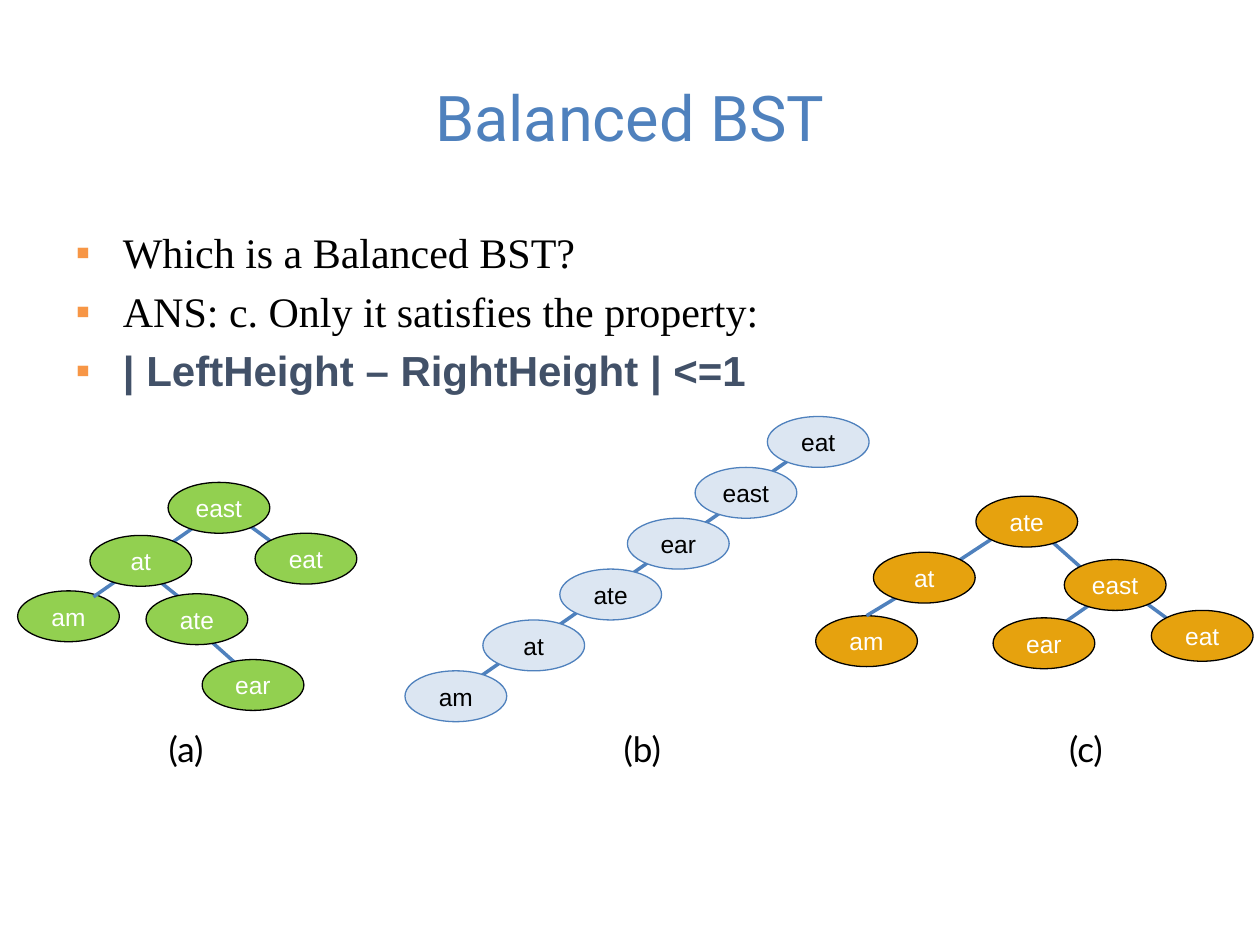
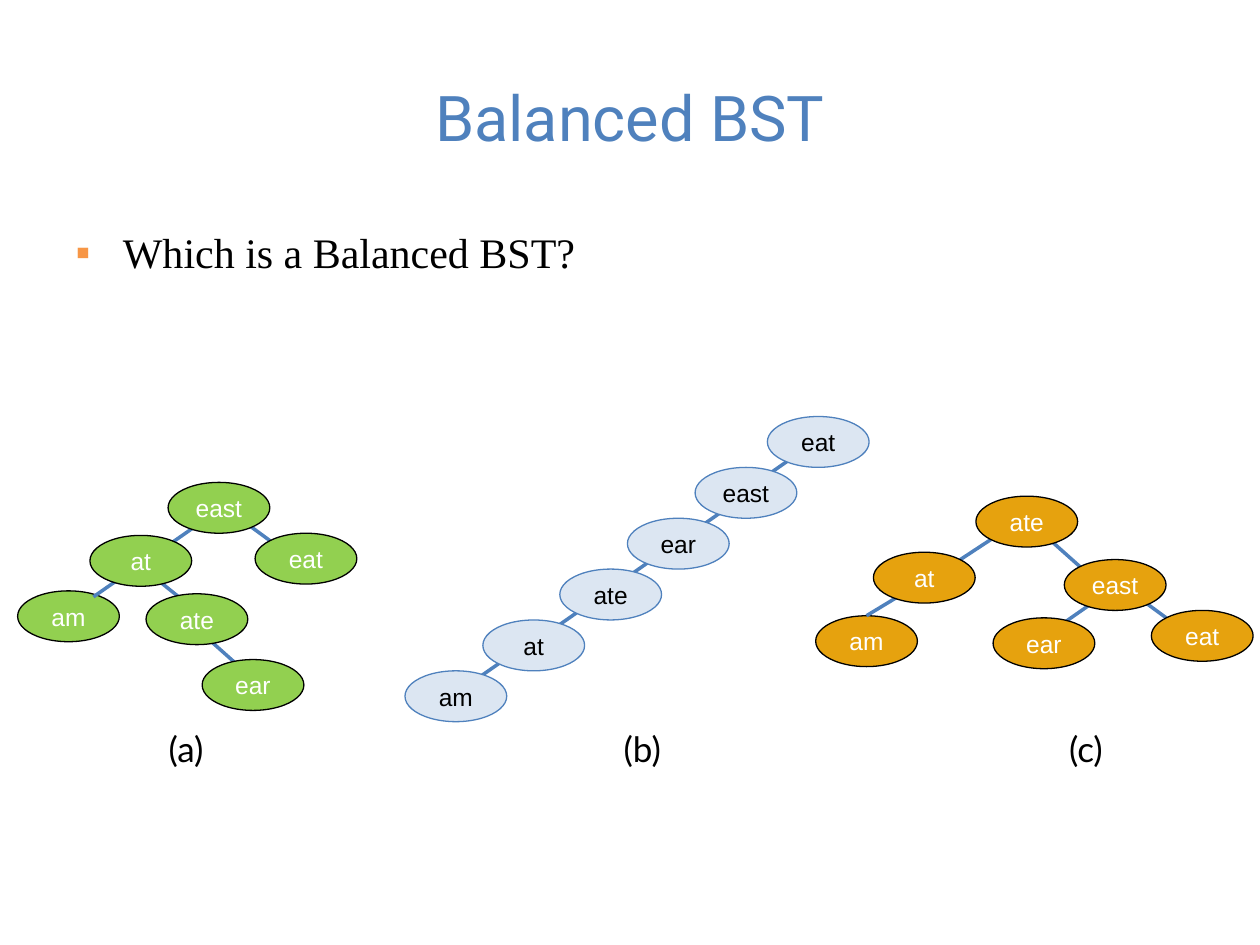
Before and after one commit to guhofstra/CSC111Fa25, a slide deck: slide 3 of PPTs/Lecture 8-binary search tree exercises.pptx. Drawn at 1260x945 pixels with LibreOffice and Linux fonts; fonts in the diff are those of the drawing. Boxes give left, top, right and bottom in pixels: in the first picture for what was removed or moved away, otherwise in the second. Text is boxed around its words. In the diff, an @@ line names an element or a change of style, - is before the commit and + after.

```diff
--- a/PPTs/Lecture 8-binary search tree exercises.pptx
+++ b/PPTs/Lecture 8-binary search tree exercises.pptx
@@ text at (123, 297, 758, 394): paragraphs removed @@
-▪ ANS: c. Only it satisfies the property:
-▪ | LeftHeight – RightHeight | <=1
```
Also in this commit, not shown: 3 other slides changed, 4 slides added, 2 slides removed, 2 other files.
